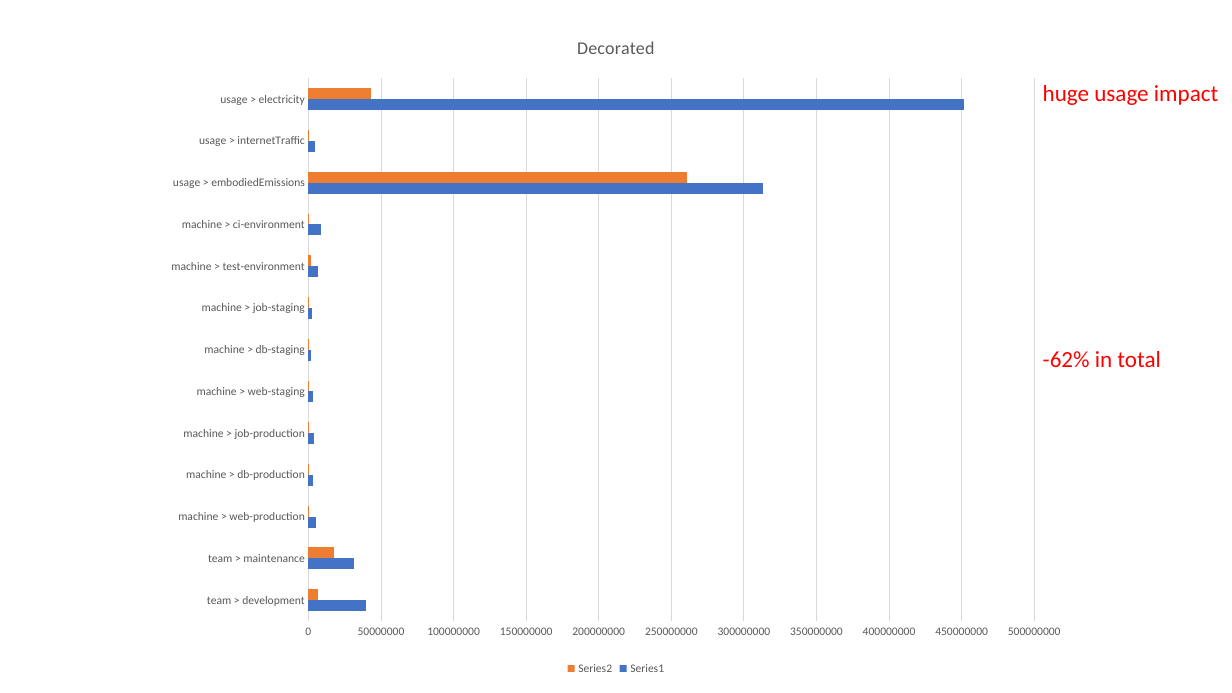
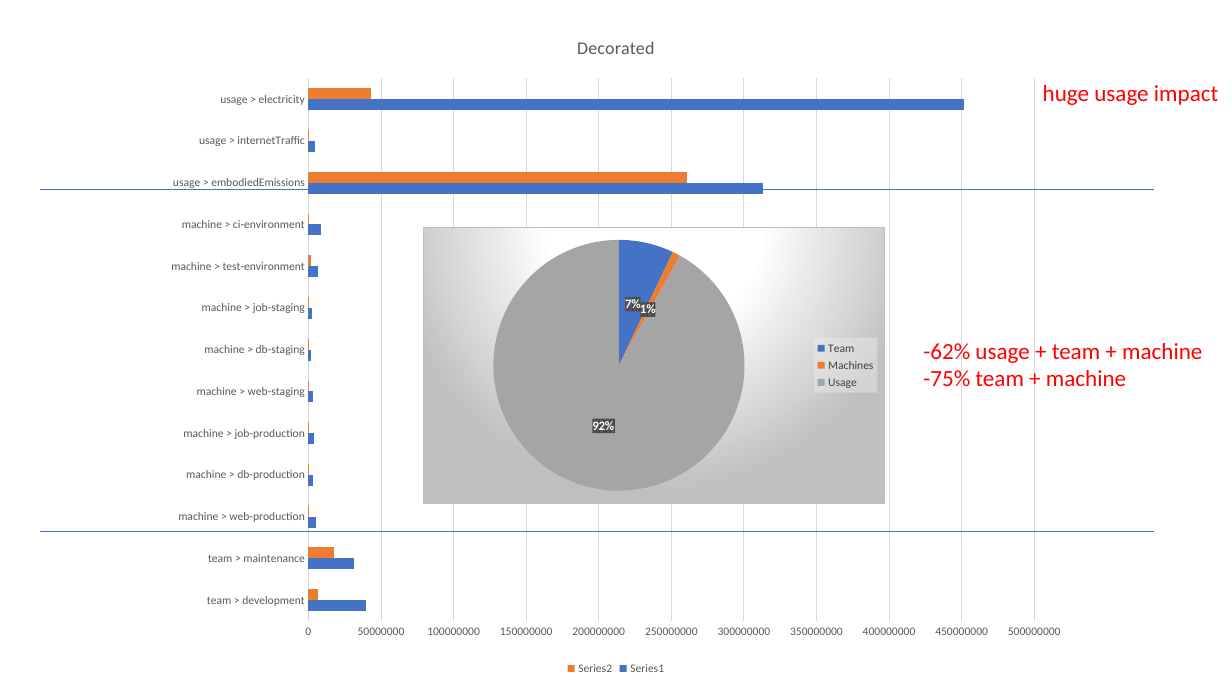
Before and after one commit to abeggchr/environmental-impact-estimator, a slide deck: slide 11 of talks/2023-11-23-zuehlke-architecture-day.pptx (slide 10 before the commit). Drawn at 1232x693 pixels with LibreOffice and Linux fonts; fonts in the diff are those of the drawing. Boxes give left, top, right and bottom in pixels: in the first picture for what was removed or moved away, otherwise in the second. Text is boxed around its words. In the diff, an @@ line names an element or a change of style, - is before the commit and + after.

```diff
--- a/talks/2023-11-23-zuehlke-architecture-day.pptx
+++ b/talks/2023-11-23-zuehlke-architecture-day.pptx
@@ line added from (40, 189) to (1154, 189), #4472C4 0.5 pt @@
@@ pie chart added at <box>423,226,885,504</box> @@
+categories: Team, Machines, Usage
+Series 1: 7, 1, 92
@@ text at <box>923,343,1202,386</box>: text changed @@
--62% in total
+-62% usage + team + machine
+-75% team + machine
@@ line added from (40, 531) to (1154, 531), #4472C4 0.5 pt @@
```
Also in this commit, not shown: 1 other slide changed, 2 slides added, 1 other file.
